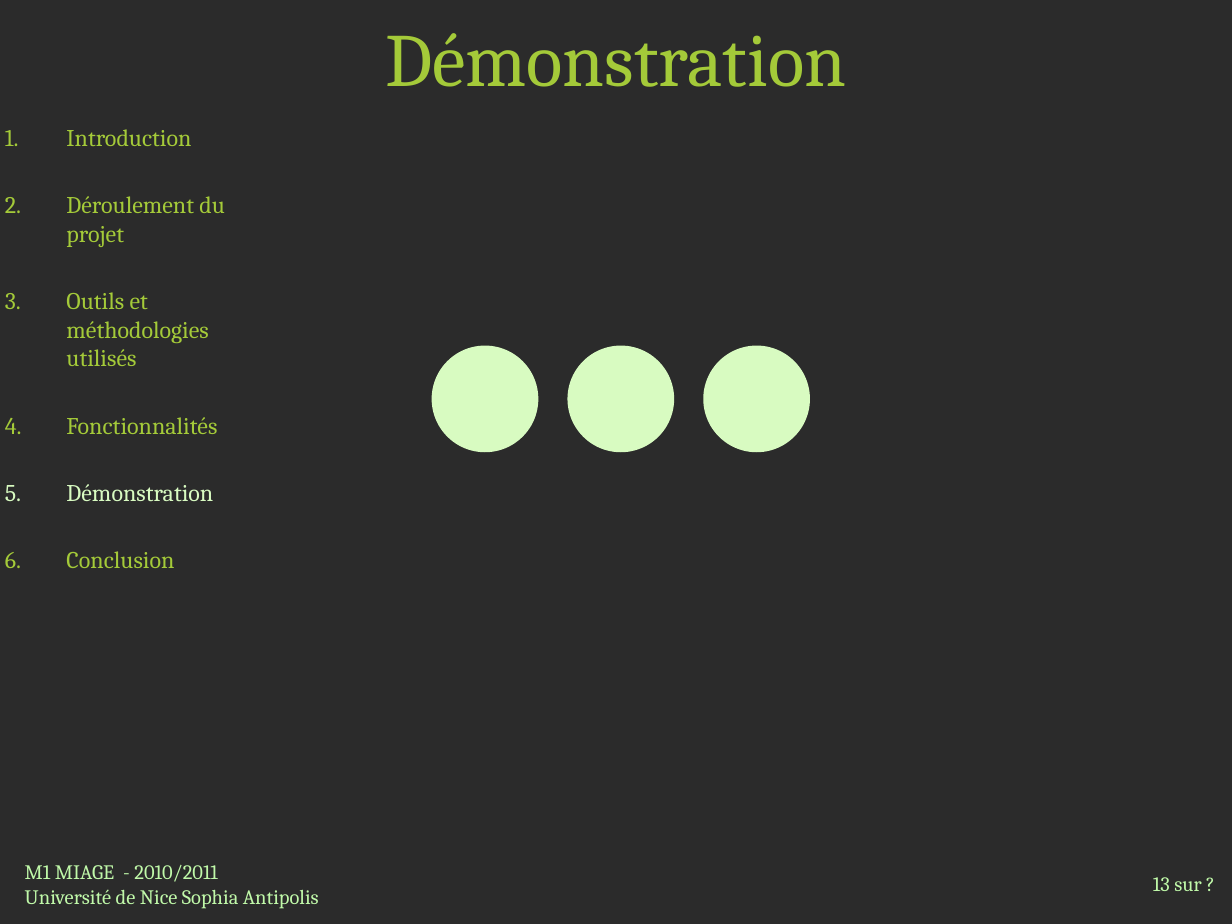
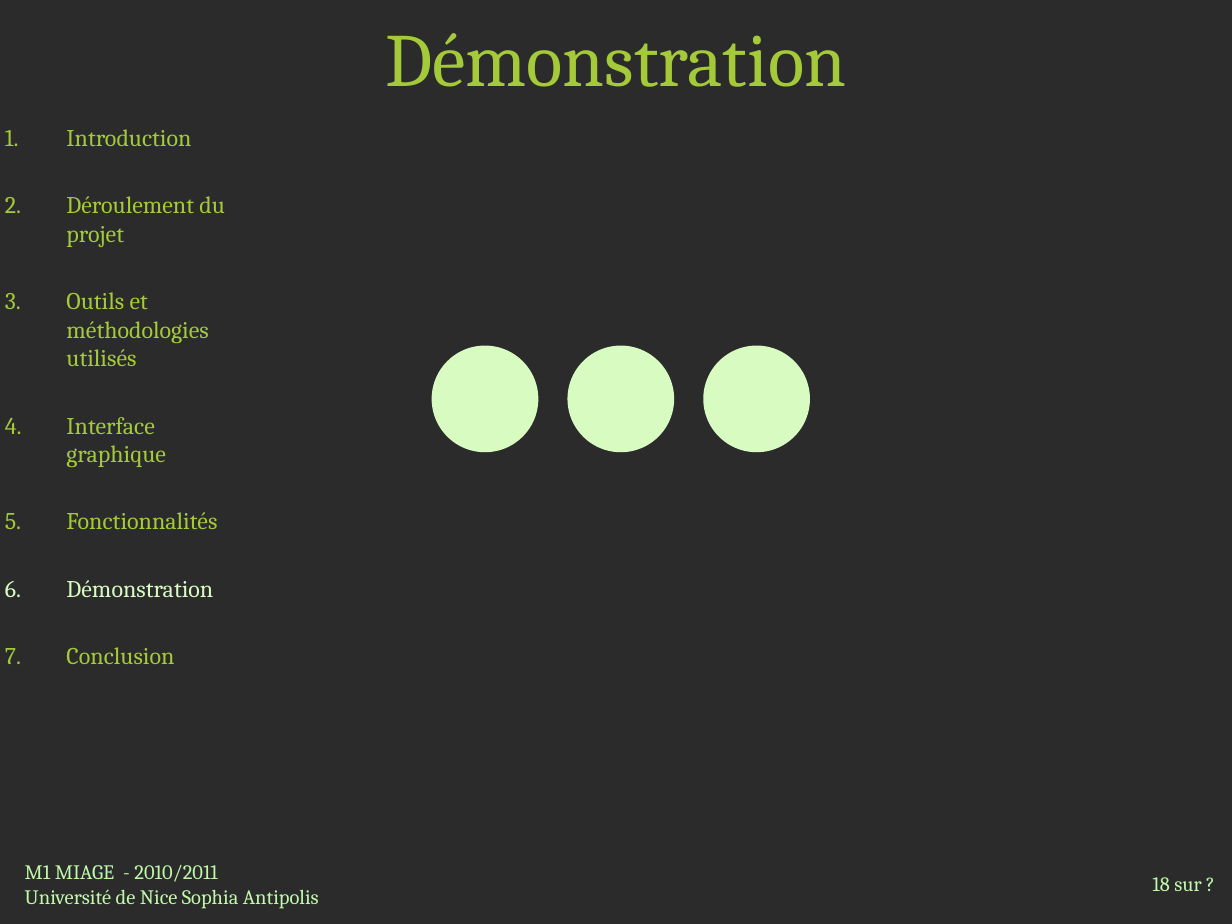
Before and after one commit to jlespagnard/android-advanced-player, a slide deck: slide 18 of AAP/docs/Presentation.pptx (slide 13 before the commit). Drawn at 1232x924 pixels with LibreOffice and Linux fonts; fonts in the diff are those of the drawing; background and template pictures are left out; a plain dark background stands for a picture behind light text. Boxes give left, top, right and bottom in pixels: in the first picture for what was removed or moved away, otherwise in the second. Text is boxed around its words. In the diff, an @@ line names an element or a change of style, - is before the commit and + after.

```diff
--- a/AAP/docs/Presentation.pptx
+++ b/AAP/docs/Presentation.pptx
@@ text at box(66, 417, 165, 467): paragraph added @@
+4. Interface graphique
@@ page number at box(1152, 877, 1201, 891): text changed @@
-13 sur ?
+18 sur ?
```
Also in this commit, not shown: 13 other slides changed, 5 slides added, 2 other files.
